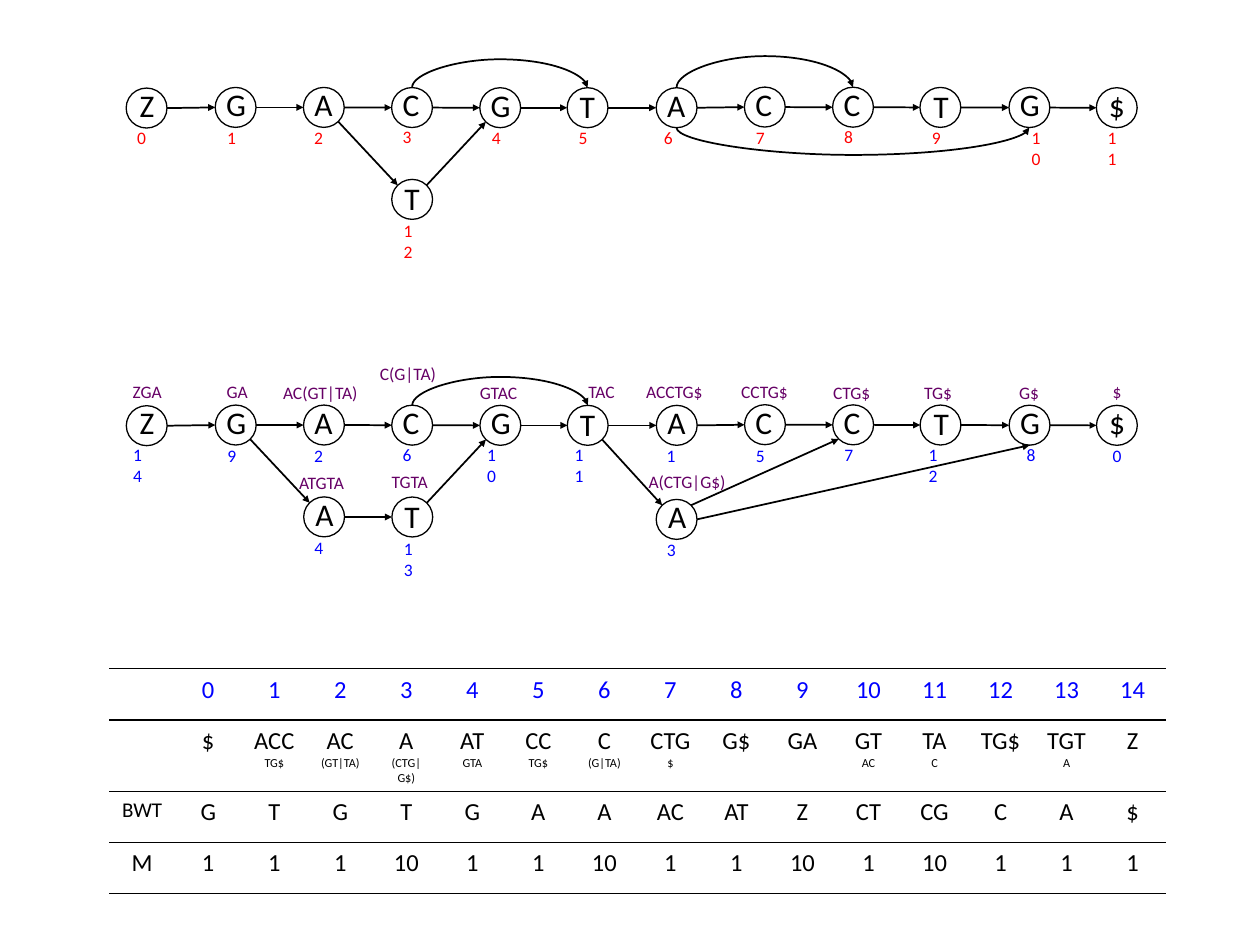
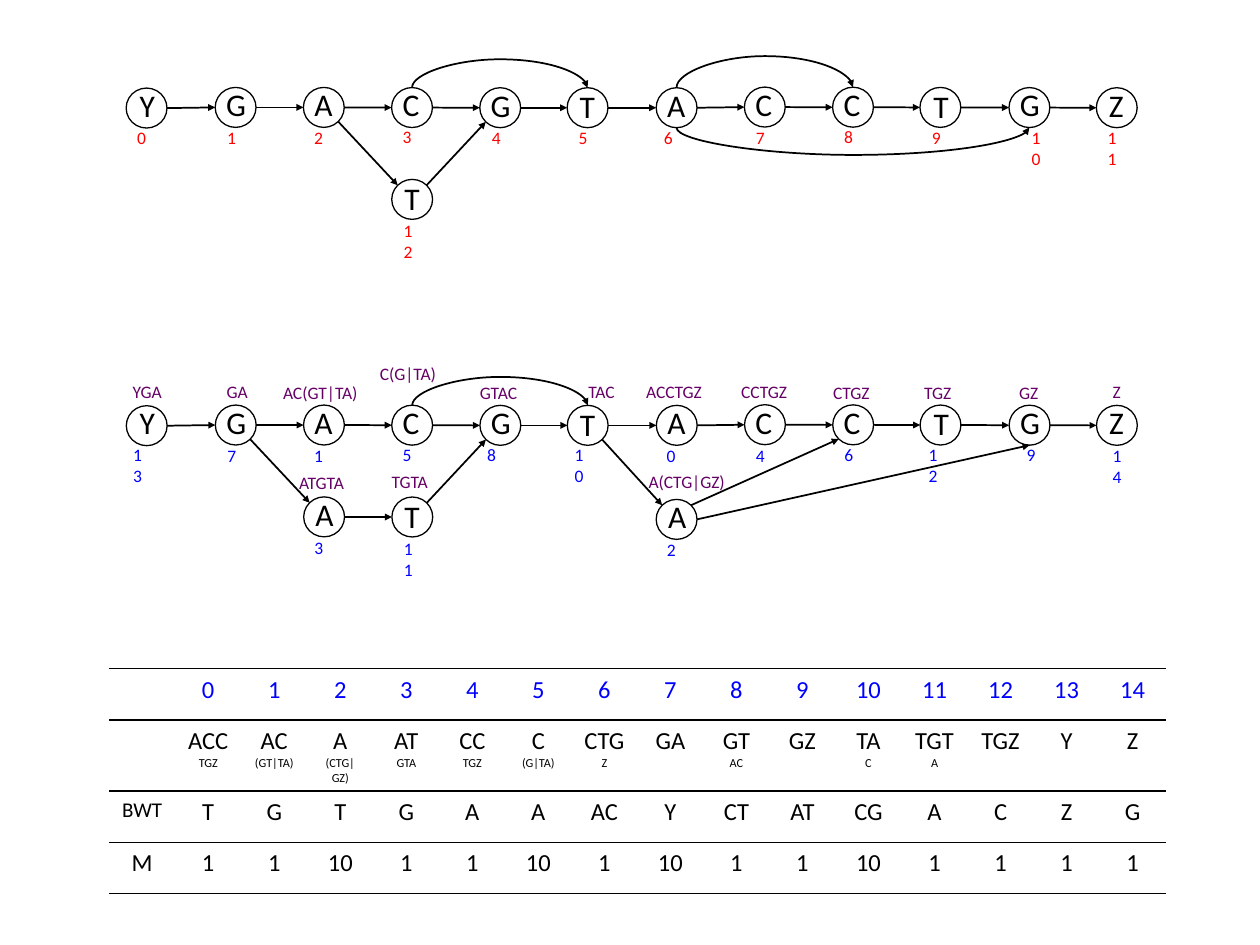
Before and after one commit to DaehwanKimLab/hisat2, a slide deck: slide 1 of hisat2_test/GCSA_paper_example.pptx. Drawn at 1260x945 pixels with LibreOffice and Linux fonts; fonts in the diff are those of the drawing. Boxes give left, top, right and bottom in pixels: in the first picture for what was removed or moved away, otherwise in the second. Text is boxed around its words. In the diff, an @@ line names an element or a change of style, - is before the commit and + after.

```diff
--- a/hisat2_test/GCSA_paper_example.pptx
+++ b/hisat2_test/GCSA_paper_example.pptx
@@ text at [140, 90, 155, 117]: text changed @@
-Z
+Y
@@ text at [1109, 96, 1124, 117]: text changed @@
-$
+Z
@@ text at [133, 386, 162, 398]: text changed @@
-ZGA
+YGA
@@ text at [646, 386, 702, 398]: text changed @@
-ACCTG$
+ACCTGZ
@@ text at [741, 386, 787, 398]: text changed @@
-CCTG$
+CCTGZ
@@ text at [833, 387, 870, 399]: text changed @@
-CTG$
+CTGZ
@@ text at [924, 387, 951, 399]: text changed @@
-TG$
+TGZ
@@ text at [1019, 387, 1038, 399]: text changed @@
-G$
+GZ
@@ text at [1113, 386, 1121, 398]: text changed @@
-$
+Z
@@ text at [140, 413, 155, 434]: text changed @@
-Z
+Y
@@ text at [1109, 413, 1124, 434]: text changed @@
-$
+Z
@@ text at [131, 438, 145, 472]: text changed @@
-14
+13
@@ text at [403, 449, 412, 461]: text changed @@
-6
+5
@@ text added at [487, 449, 496, 461], 10 pt, text #0000FF @@
+8
@@ text "10": place and size @@
-text "10" at [485, 438, 499, 472]
+text "10" at [573, 438, 587, 472]
@@ text removed at [573, 438, 587, 472] @@
-11
@@ text at [844, 449, 853, 461]: text changed @@
-7
+6
@@ text at [1027, 449, 1036, 461]: text changed @@
-8
+9
@@ text at [227, 450, 236, 462]: text changed @@
-9
+7
@@ text at [314, 450, 323, 462]: text changed @@
-2
+1
@@ text at [649, 475, 725, 493]: text changed @@
-A(CTG|G$)
+A(CTG|GZ)
@@ text at [667, 450, 676, 462]: text changed @@
-1
+0
@@ text at [756, 450, 765, 462]: text changed @@
-5
+4
@@ text at [1113, 450, 1122, 462]: text changed @@
-0
+14
@@ text at [392, 532, 416, 566]: text changed @@
-13
+11
@@ text at [314, 542, 323, 554]: text changed @@
-4
+3
@@ text at [667, 544, 676, 556]: text changed @@
-3
+2
@@ table at [110, 669, 1158, 893] @@
-row 2:  | $ | ACC / TG$ | AC / (GT|TA) | A / (CTG| / G$) | AT / GTA | CC / TG$ | C / (G|TA) | CTG / $ | G$ | GA | GT / AC | TA / C | TG$ | TGT / A | Z
+row 2:  | ACC / TGZ | AC / (GT|TA) | A / (CTG| / GZ) | AT / GTA | CC / TGZ | C / (G|TA) | CTG / Z | GA | GT / AC | GZ | TA / C | TGT / A | TGZ | Y | Z
-row 3: BWT | G | T | G | T | G | A | A | AC | AT | Z | CT | CG | C | A | $
+row 3: BWT | T | G | T | G | A | A | AC | Y | CT | AT | CG | A | C | Z | G
-row 4: M | 1 | 1 | 1 | 10 | 1 | 1 | 10 | 1 | 1 | 10 | 1 | 10 | 1 | 1 | 1
+row 4: M | 1 | 1 | 10 | 1 | 1 | 10 | 1 | 10 | 1 | 1 | 10 | 1 | 1 | 1 | 1
```
Also in this commit, not shown: 1 other slide changed, 1 slide added, 8 other files.
